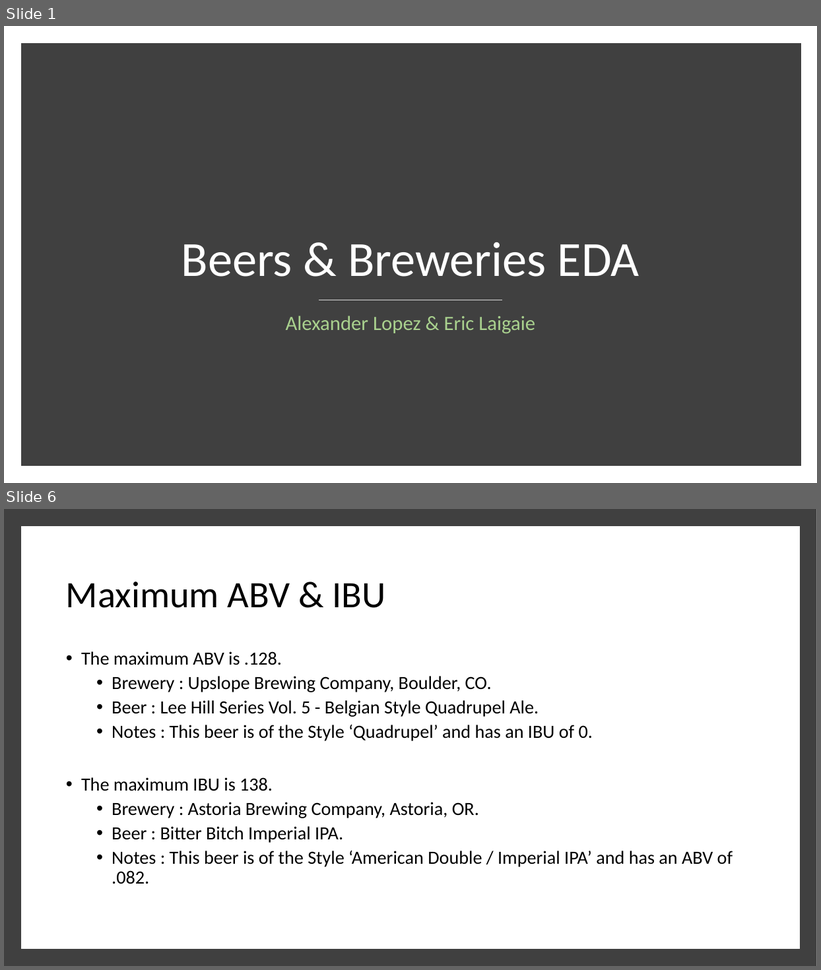
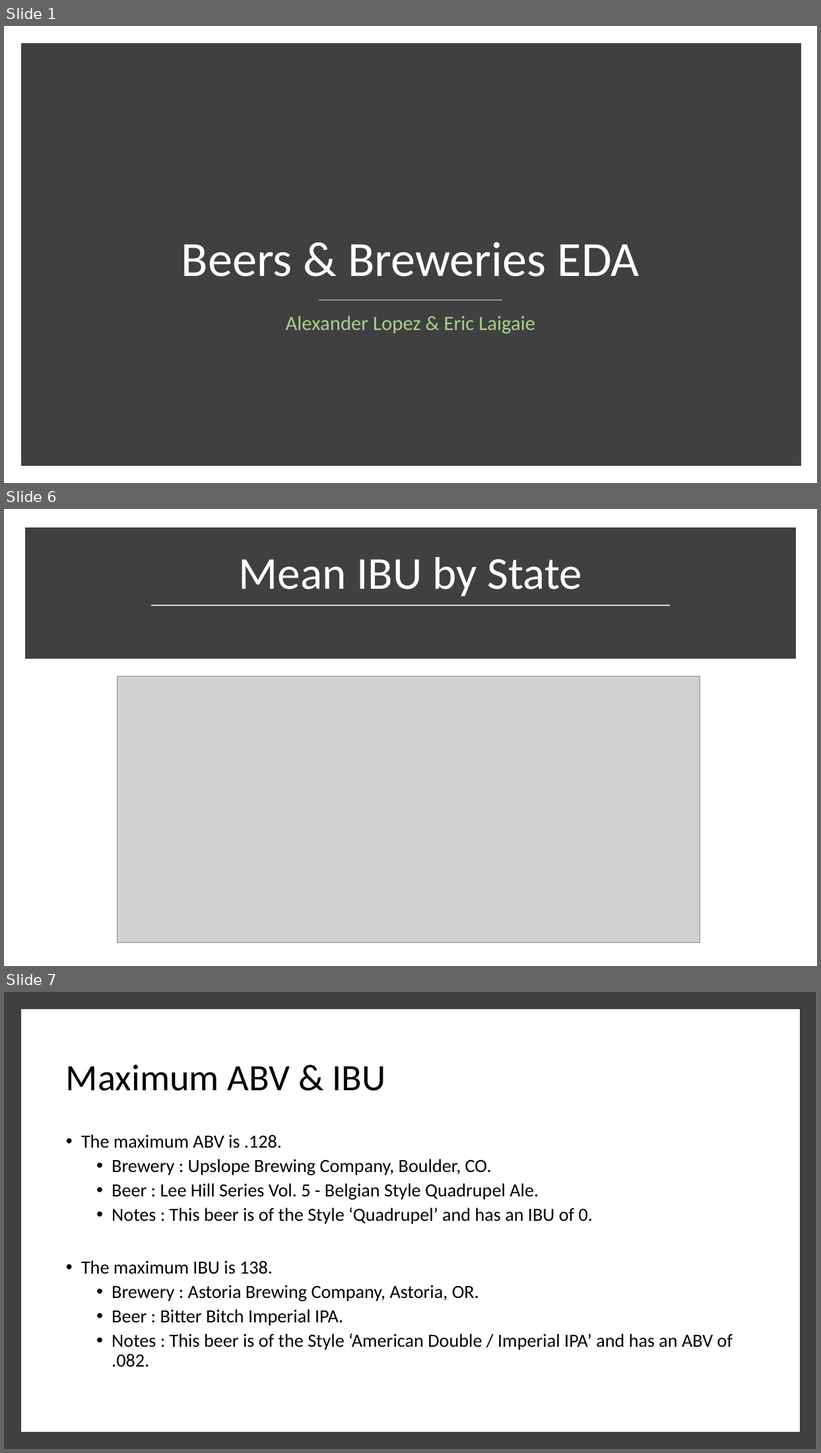
Before and after one commit to ericlaigaie/Case-Study-01, a slide deck: EDA_Presentation.pptx. Shown one above the other, each under a label of ours: slides 1 and 6 before the commit, slides 1, 6 and 7 after it; the slides between them are not shown. The pictures are 821x970 and 821x1453 pixels, drawn with LibreOffice and Linux fonts; fonts in the diff are those of the drawing; grey boxes stand for pictures. Boxes give left, top, right and bottom in pixels: in the first picture for what was removed or moved away, otherwise in the second. Text is boxed around its words. In the diff, an @@ line names an element or a change of style, - is before the commit and + after.

```diff
--- a/EDA_Presentation.pptx
+++ b/EDA_Presentation.pptx
@@ slide 6 added at (4, 509, 817, 966), background #FFFFFF @@
@@ rectangle added at (29, 532, 792, 656), fill #404040, outline #404040 10 pt @@
@@ title added at (238, 557, 582, 596), 54 pt, text #FFFFFF @@
+Mean IBU by State
@@ line added from (152, 605) to (670, 605), #D9D9D9 1.75 pt @@
@@ picture added at (118, 676, 700, 943) @@
@@ what was slide 6 is now slide 7 @@
```
Also in this commit, not shown: 3 slides changed, 1 other slide added, 1 slide removed.
